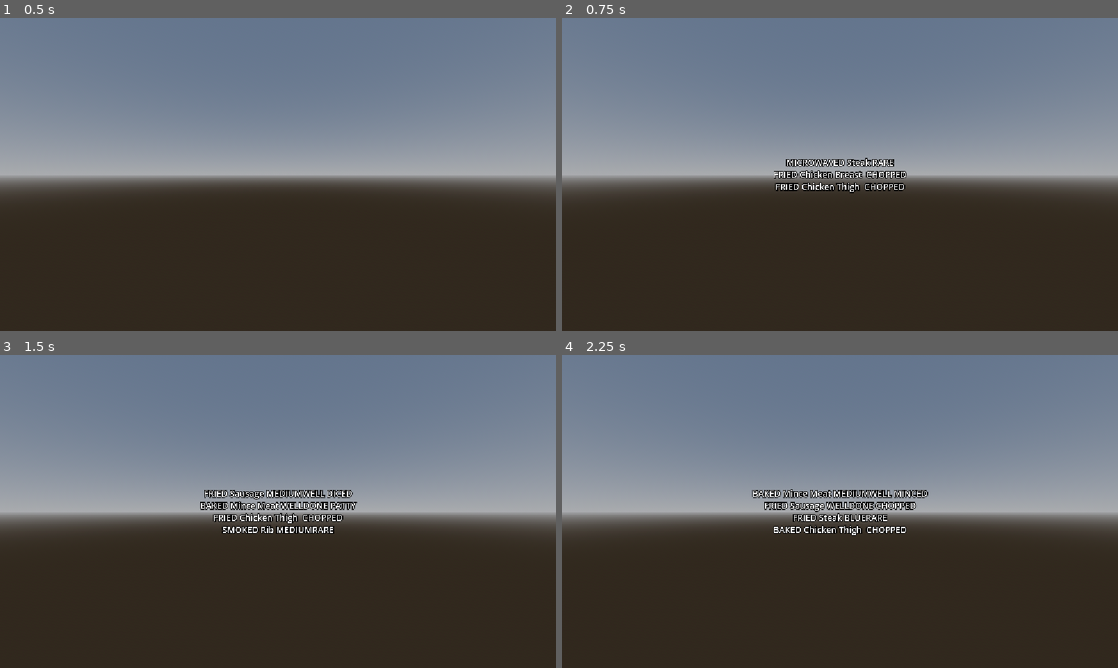
Above: before the commit, frames 1-4 (two rows, left to right).
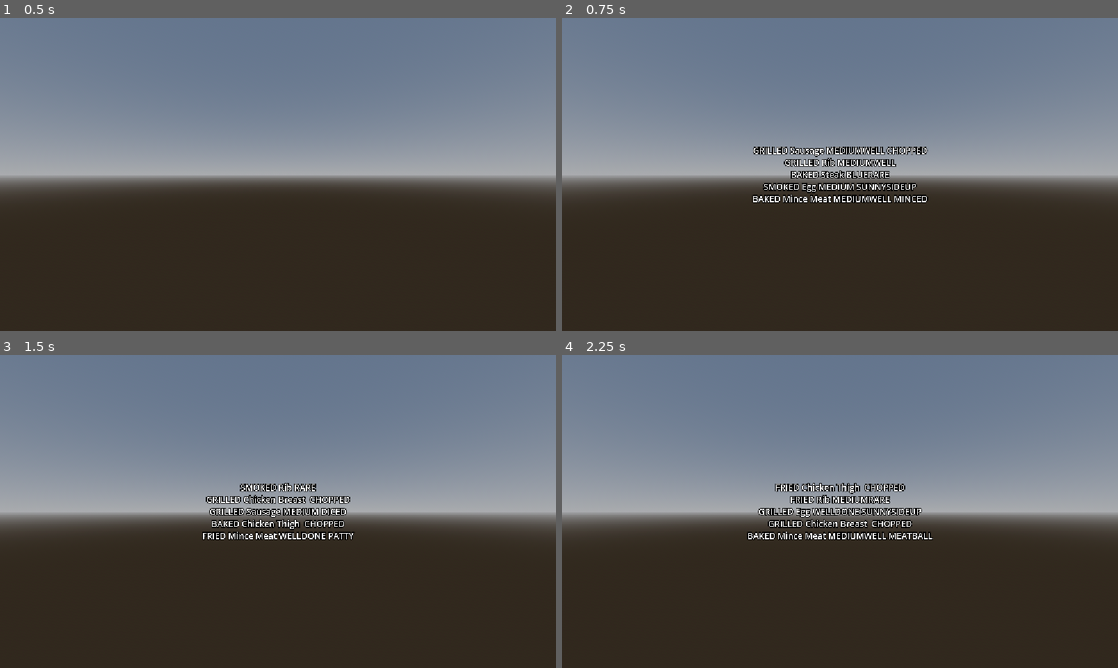
Above: after the commit, the same moments.

Repository: Surresteel/godot_gmtk_jam_july_2026
Game: Godot game, scene res://ticketsystem/scenes/ticket.tscn
The game is run twice, just before and just after one commit, with the same random seed, the same clock (stepped at 60 frames per second) and the same inputs.
Inputs (mouse positions are in pixels of both pictures, inside the frame that each line leads up to):
- Up to frame 1 (0.5 s): no input
- Up to frame 2 (0.75 s): tap Enter at 0.5 s; move the mouse to (962, 158) at 0.52 s; click (962, 158) at 0.67 s
- Up to frame 3 (1.5 s): tap Space at 1.25 s; move the mouse to (166, 527) at 1.27 s; click (166, 527) at 1.42 s
- Up to frame 4 (2.25 s): tap Enter at 2 s; move the mouse to (895, 442) at 2.02 s; click (895, 442) at 2.17 s

Frame 1 is identical in both runs. In frame 2, 2.7% of the frame differs, in the area x 34-66%, y 41-60%; in frame 3, 3.7%; in frame 4, 4.0%, in the area x 33-67%, y 40-60%.

Commit message:
Made better random picker for ingredients.

Diff:
--- a/ticketsystem/scripts/ticketgenerator.gd
+++ b/ticketsystem/scripts/ticketgenerator.gd
@@ -6,19 +6,21 @@
 
 var ingredient_list_ready: Array[ingredient]
 
-func add_ingredient() -> bool:
-	var current_ingredient : ingredient = ingredient_list.pick_random()
-	if ingredient_list_ready.has(current_ingredient):
-		return false
+func add_ingredient(arr: Array[ingredient]) -> bool:
+	assert(not arr.is_empty())
+	var idx: int = randi() % arr.size()
+	var current_ingredient : ingredient = arr[idx]
 	ingredient_list_ready.append(current_ingredient)
+	arr.remove_at(idx)
 	return true
 
 
 func dish():
+	var temp: Array[ingredient] = ingredient_list.duplicate()
 	ingredient_list_ready.clear()
 	ingredient_amount = mini(ingredient_amount, ingredient_list.size())
 	for i in range(ingredient_amount):
-		add_ingredient()
+		add_ingredient(temp)
 	ticket()
 	return
 
